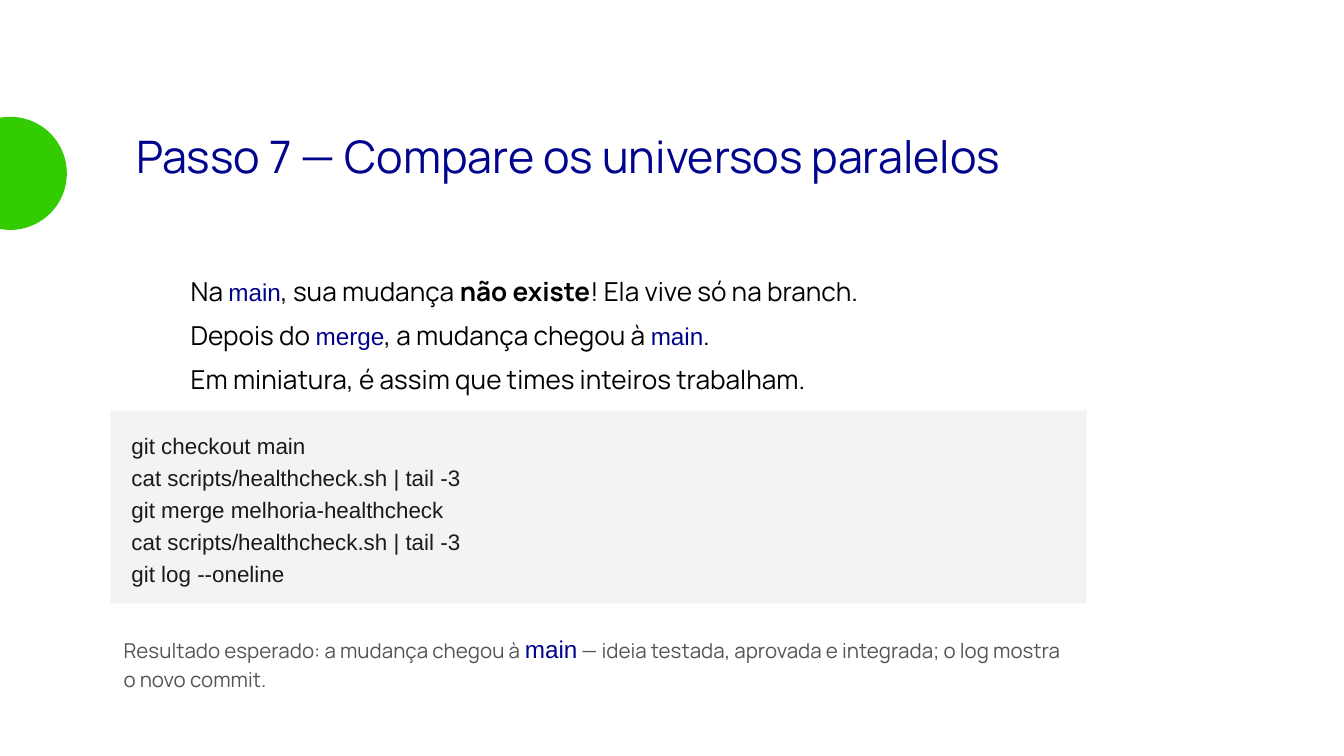
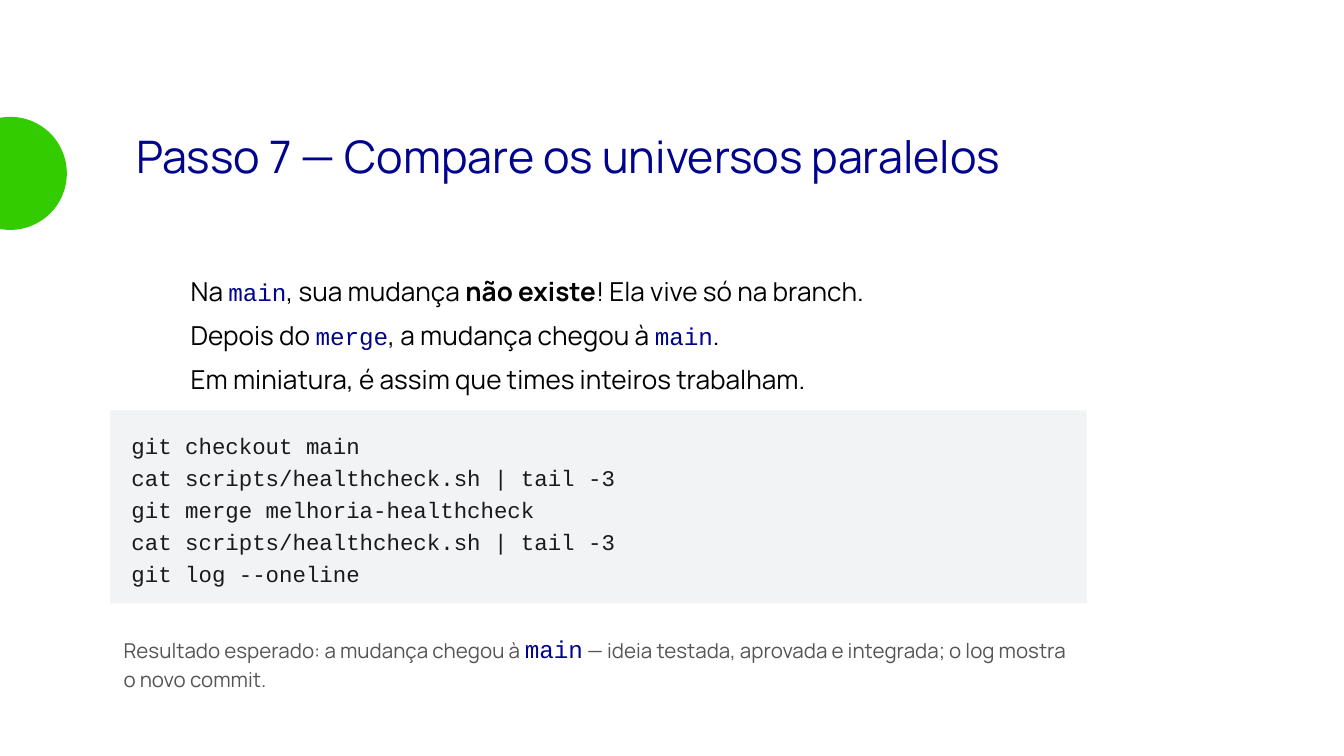
Before and after one commit to matera-vrn/bootcamp-devops-2026, a slide deck: slide 32 of aulas/aula-06-git/slides/aula-06.odp (slide 28 before the commit). Drawn at 1344x756 pixels with LibreOffice and Linux fonts; fonts in the diff are those of the drawing; background and template pictures are left out. Boxes give left, top, right and bottom in pixels: in the first picture for what was removed or moved away, otherwise in the second. Text is boxed around its words. In the diff, an @@ line names an element or a change of style, - is before the commit and + after.

```diff
--- a/aulas/aula-06-git/slides/aula-06.odp
+++ b/aulas/aula-06-git/slides/aula-06.odp
@@ text at [191, 280, 864, 352]: font Arial to Courier New in "main,", "merge, main." @@
@@ rectangle "git checkout main" at [110, 410, 1086, 603]: font Arial to Courier New @@
@@ text "Resultado esperado: a mudança chegou ..." at [124, 641, 1066, 688]: font Arial to Courier New in "main" @@
```
Also in this commit, not shown: 23 other slides changed, 5 slides added, 6 other files.
